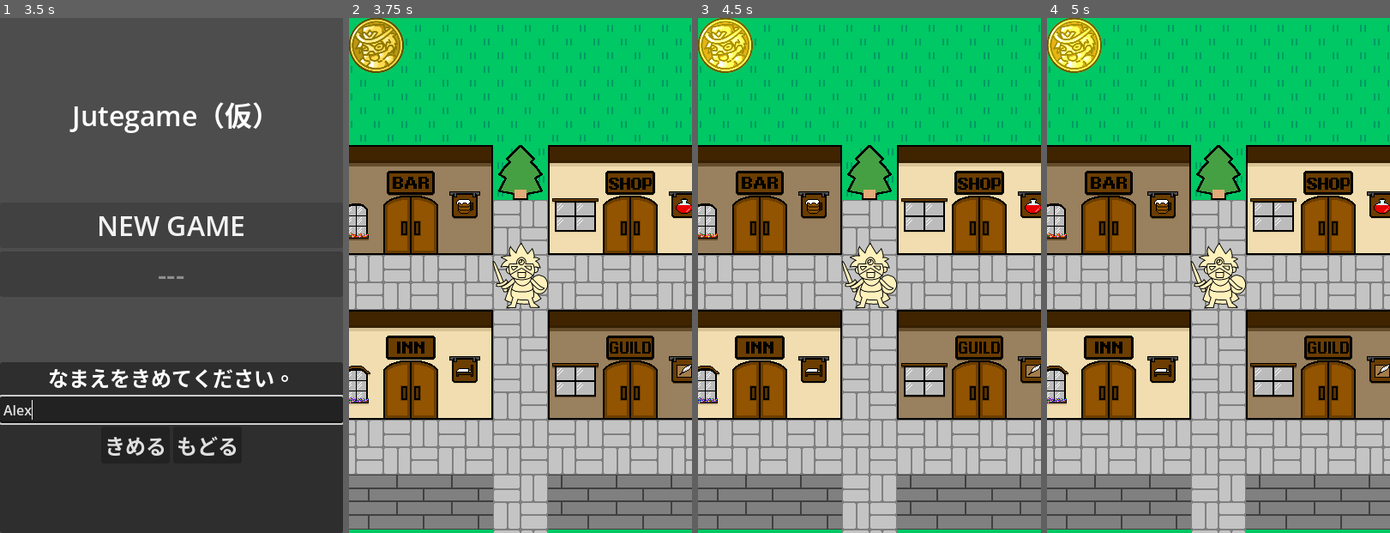
Above: before the commit, frames 1-4 (left to right).
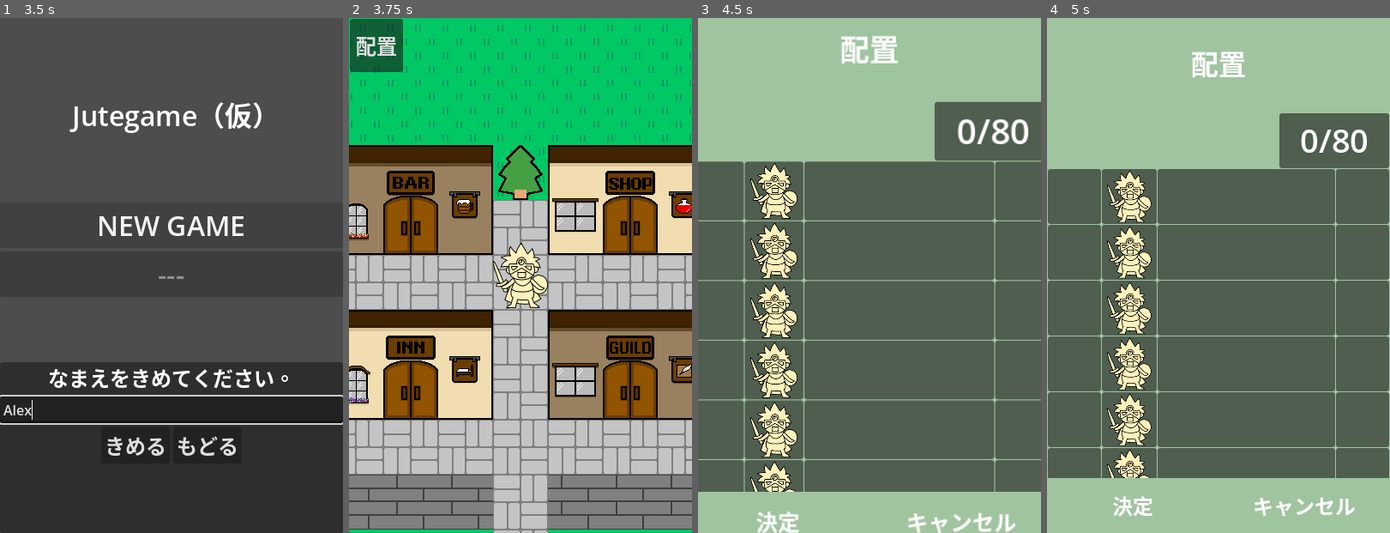
Above: after the commit, the same moments.

Repository: allgorilla/jutegame
Game: Godot game, scene res://scenes/TitleScene.tscn
Two runs of this game, one before a commit and one after it. Both use one fixed random seed, a clock stepped at 60 frames per second and the inputs below.
Inputs (mouse positions are in pixels of both pictures, inside the frame that each line leads up to):
- Up to frame 1 (3.5 s): click "NEW GAME" at 0.5 s; click (171, 409) at 1.27 s; type "Alex" at 1.35 s; click "もどる" at 2 s; click "NEW GAME" at 2.75 s
- Up to frame 2 (3.75 s): click "きめる" at 3.5 s
- Up to frame 3 (4.5 s): click (725, 43) at 4.25 s
- Up to frame 4 (5 s): no input

Frame 1 is identical in both runs. In frame 2, 1.6% of the frame differs, in the area x 0-16%, y 0-11%; in frame 3, 100%, in the area x 0-100%, y 0-100%; in frame 4, 100%.

Commit message:
隊列編成用のシーンファイル（ダミー）を作成。

Diff:
--- /dev/null
+++ b/scenes/FormationEdit.tscn
@@ -0,0 +1,108 @@
+[gd_scene format=3 uid="uid://cskvacn0gfss3"]
+
+[ext_resource type="Script" uid="uid://b3i8pus6qd46t" path="res://scripts/FormationEdit.gd" id="2_ehj4u"]
+
+[sub_resource type="StyleBoxEmpty" id="StyleBoxEmpty_oqkpp"]
+
+[sub_resource type="StyleBoxEmpty" id="StyleBoxEmpty_nlifi"]
+
+[node name="FormationEdit" type="CanvasLayer" unique_id=1911568451]
+layer = 2
+script = ExtResource("2_ehj4u")
+
+[node name="MainContent" type="Control" parent="." unique_id=51945712]
+layout_mode = 3
+anchors_preset = 15
+anchor_right = 1.0
+anchor_bottom = 1.0
+grow_horizontal = 2
+grow_vertical = 2
+pivot_offset = Vector2(200, 300)
+mouse_filter = 2
+
+[node name="Background" type="ColorRect" parent="MainContent" unique_id=1404147515]
+layout_mode = 1
+anchors_preset = 15
+anchor_right = 1.0
+anchor_bottom = 1.0
+grow_horizontal = 2
+grow_vertical = 2
+mouse_filter = 2
+color = Color(0.627451, 0.76862746, 0.627451, 1)
+
+[node name="DecideButton" type="Button" parent="MainContent" unique_id=356410281]
+layout_mode = 1
+anchors_preset = 2
+anchor_top = 1.0
+anchor_bottom = 1.0
+offset_top = -64.0
+offset_right = 200.0
+grow_vertical = 0
+theme_override_colors/font_color = Color(1, 1, 1, 1)
+theme_override_font_sizes/font_size = 24
+theme_override_styles/normal = SubResource("StyleBoxEmpty_oqkpp")
+text = "決定"
+
+[node name="CancelButton" type="Button" parent="MainContent" unique_id=1376769707]
+layout_mode = 1
+anchors_preset = 3
+anchor_left = 1.0
+anchor_top = 1.0
+anchor_right = 1.0
+anchor_bottom = 1.0
+offset_left = -200.0
+offset_top = -64.0
+grow_horizontal = 0
+grow_vertical = 0
+theme_override_colors/font_color = Color(1, 1, 1, 1)
+theme_override_font_sizes/font_size = 24
+theme_override_styles/normal = SubResource("StyleBoxEmpty_nlifi")
+text = "キャンセル"
+
+[node name="TitleLabal" type="Label" parent="MainContent" unique_id=1273405822]
+layout_mode = 1
+anchors_preset = 5
+anchor_left = 0.5
+anchor_right = 0.5
+offset_left = -200.0
+offset_top = 20.0
+offset_right = 200.0
+offset_bottom = 84.0
+grow_horizontal = 2
+theme_override_colors/font_color = Color(1, 1, 1, 1)
+theme_override_font_sizes/font_size = 32
+text = "配置"
+horizontal_alignment = 1
+vertical_alignment = 1
+
+[node name="ScrollContainer" type="ScrollContainer" parent="MainContent" unique_id=78141962]
+custom_minimum_size = Vector2(400, 360)
+layout_mode = 0
+offset_top = 176.0
+offset_right = 400.0
+offset_bottom = 536.0
+mouse_filter = 0
+follow_focus = true
+horizontal_scroll_mode = 0
+
+[node name="VBoxContainer" type="VBoxContainer" parent="MainContent/ScrollContainer" unique_id=1734395403]
+custom_minimum_size = Vector2(400, 0)
+layout_mode = 2
+size_flags_horizontal = 0
+mouse_filter = 2
+theme_override_constants/separation = 1
+
+[node name="CostArea" type="PanelContainer" parent="MainContent" unique_id=885426183]
+layout_mode = 0
+offset_left = 271.0
+offset_top = 111.0
+offset_right = 399.0
+offset_bottom = 175.0
+
+[node name="CostLabel" type="Label" parent="MainContent/CostArea" unique_id=765448146]
+layout_mode = 2
+theme_override_font_sizes/font_size = 38
+horizontal_alignment = 1
+
+[connection signal="pressed" from="MainContent/DecideButton" to="." method="_on_decide_button_pressed"]
+[connection signal="pressed" from="MainContent/CancelButton" to="." method="_on_cancel_button_pressed"]
--- a/scenes/MainMap.tscn
+++ b/scenes/MainMap.tscn
@@ -8,7 +8,6 @@
 [ext_resource type="Texture2D" uid="uid://civjshi6plgem" path="res://assets/image/map_event.png" id="6_x708w"]
 [ext_resource type="Texture2D" uid="uid://bh58x48dg7yph" path="res://assets/image/map_layout.png" id="7_yrulf"]
 [ext_resource type="Texture2D" uid="uid://ceqju8dc5suct" path="res://assets/image/map_object.png" id="8_mmkx4"]
-[ext_resource type="Texture2D" uid="uid://tpus256a758r" path="res://assets/image/status_icon.png" id="9_nmjbi"]
 [ext_resource type="Script" uid="uid://d2qgiy1txg1el" path="res://scripts/IconButton.gd" id="10_yd4n3"]
 
 [sub_resource type="SpriteFrames" id="SpriteFrames_ehpa4"]
@@ -63,7 +62,7 @@
 &"walk": SubResource("Animation_g0g1r")
 }
 
-[node name="Main" type="Node2D" unique_id=1149138988]
+[node name="Main" type="Node2D" unique_id=1765260998]
 
 [node name="Player" type="AnimatedSprite2D" parent="." unique_id=1036616371]
 z_index = 1
@@ -90,9 +89,11 @@
 
 [node name="CanvasLayer" type="CanvasLayer" parent="." unique_id=1606306595]
 
-[node name="StatusButton" type="TextureButton" parent="CanvasLayer" unique_id=1140667457]
-offset_right = 40.0
-offset_bottom = 40.0
-texture_normal = ExtResource("9_nmjbi")
-texture_pressed = ExtResource("9_nmjbi")
+[node name="FormationEdit" type="Button" parent="CanvasLayer" unique_id=1668313768]
+offset_left = 1.0
+offset_top = 1.0
+offset_right = 63.0
+offset_bottom = 63.0
+theme_override_font_sizes/font_size = 24
+text = "配置"
 script = ExtResource("10_yd4n3")
--- a/scripts/CharacterSlot.gd
+++ b/scripts/CharacterSlot.gd
@@ -47,7 +47,7 @@
 		button_action.text = "削除"
 
 		# --- キャラクター画像の表示処理を追加 ---
-		var img_id = data.get("image_id", "01") # デフォルトは"01"
+		var img_id = data.get("image_id")
 		UnitMaster.set_character_texture(img_id,character_image)
 
 		# --- リーダー（プレイヤーID）の保護処理 ---
--- /dev/null
+++ b/scripts/FormationEdit.gd
@@ -0,0 +1,112 @@
+extends CanvasLayer
+signal closed
+
+const CHARACTER_SLOT_SCENE = preload("res://scenes/CharacterSlot.tscn")
+
+@onready var main_content = $MainContent
+@onready var v_box = $MainContent/ScrollContainer/VBoxContainer
+@onready var cost_label = $MainContent/CostArea/CostLabel
+
+# 編集中のパーティを保持する一時的な配列
+var temp_party_list = []
+
+func _ready():
+	# 1. アニメーション処理
+	main_content.scale = Vector2.ZERO
+	var tween = create_tween()
+	tween.tween_property(main_content, "scale", Vector2.ONE, 0.4)\
+		.set_trans(Tween.TRANS_BACK)\
+		.set_ease(Tween.EASE_OUT)
+
+	# 2. ★ここでデータを最新にする（Globalに任せる）
+	await Global.fetch_world_list()
+	# 起動時に Global の現在のパーティをコピーする
+	temp_party_list = Global.party_list.duplicate()
+	# 3. 準備ができてからスロットを生成する
+	setup_party_list()
+	update_total_cost()
+
+func setup_party_list():
+	# 既存のスロットをクリア（再描画時用）
+	for child in v_box.get_children():
+		child.queue_free()
+
+	# Globalの最新データを元に8個生成
+	for i in range(8):
+		var slot = CHARACTER_SLOT_SCENE.instantiate()
+		v_box.add_child(slot)
+
+		slot.slot_index = i # 何番目かを教える
+
+		# ★重要：スロットのシグナルを、親の関数に接続する
+		slot.action_triggered.connect(_on_slot_action_triggered)
+
+		# 描画処理
+		_update_slot_display(slot, i)
+
+func _on_decide_button_pressed():
+	# 決定：一時リストの内容を Global に反映させる
+	Global.party_list = temp_party_list.duplicate()
+	closed.emit()
+	queue_free()
+
+func _on_cancel_button_pressed():
+	# キャンセル：何もしない（Globalは元のまま）
+	closed.emit()
+	queue_free()
+
+# シグナルを受け取った時の処理
+func _on_slot_action_triggered(index: int):
+	if temp_party_list[index] != null:
+		temp_party_list[index] = null
+		_update_slot_display(v_box.get_child(index), index)
+		update_total_cost()
+	else:
+		# --- 追加処理：選択画面を開く ---
+		var selector = preload("res://scenes/CharacterSelector.tscn").instantiate()
+		add_child(selector)
+
+		# 現在の状態を渡してセットアップ
+		var max_cost = int(Global.player_data.get("leader_rank", 0))
+		var current_cost = _calculate_current_total()
+		selector.setup(temp_party_list, max_cost, current_cost)
+
+		# キャラが選ばれた時の反応
+		selector.character_selected.connect(func(char_id):
+			# 1. 一時リストを更新
+			temp_party_list[index] = str(int(char_id))
+			# 2. そのスロットの見た目を更新
+			var slot = v_box.get_child(index)
+			_update_slot_display(slot, index)
+			# 3. コスト表示を更新
+			update_total_cost()
+			print("キャラクターID: ", char_id, " をスロット ", index, " に追加しました")
+		)
+# 表示更新用の共通関数を作っておくと便利です
+func _update_slot_display(slot, index):
+	var char_id = temp_party_list[index]
+	if char_id != null and Global.world_list.has(char_id):
+		slot.display_character(Global.world_list[char_id])
+		slot.button_action.text = "前列"
+	else:
+		slot.button_action.text = ""
+
+# コスト計算用の補助関数
+func _calculate_current_total() -> int:
+	var total = 0
+	for id in temp_party_list:
+		if id != null:
+			var data = Global.world_list.get(id)
+			if data: total += int(data.get("cost", 0))
+	return total
+
+func update_total_cost():
+	var total = 0
+	var party_cost = str(int(Global.player_data.get("leader_rank", 0)))
+	for char_id in temp_party_list:
+		if char_id != null:
+			var data = Global.world_list.get(char_id)
+			if data:
+				total += int(data.get("cost", 0))
+
+	cost_label.text = str(total) + "/" + party_cost
--- a/scripts/IconButton.gd
+++ b/scripts/IconButton.gd
@@ -1,5 +1,5 @@
 # IconButton.gd
-extends TextureButton
+extends Button
 
 # エディタから個別に調整できるように変数化しておく
 @export var click_offset := Vector2(2, 2)
@@ -17,6 +17,9 @@
 
 func _on_button_up():
 	position -= click_offset
+	var party_member_ui = preload("res://scenes/FormationEdit.tscn").instantiate()
+	add_child(party_member_ui)
+	await party_member_ui.closed
 
 func _on_mouse_entered():
 	self_modulate = hover_modulate
Not shown, added: scripts/FormationEdit.gd.uid
